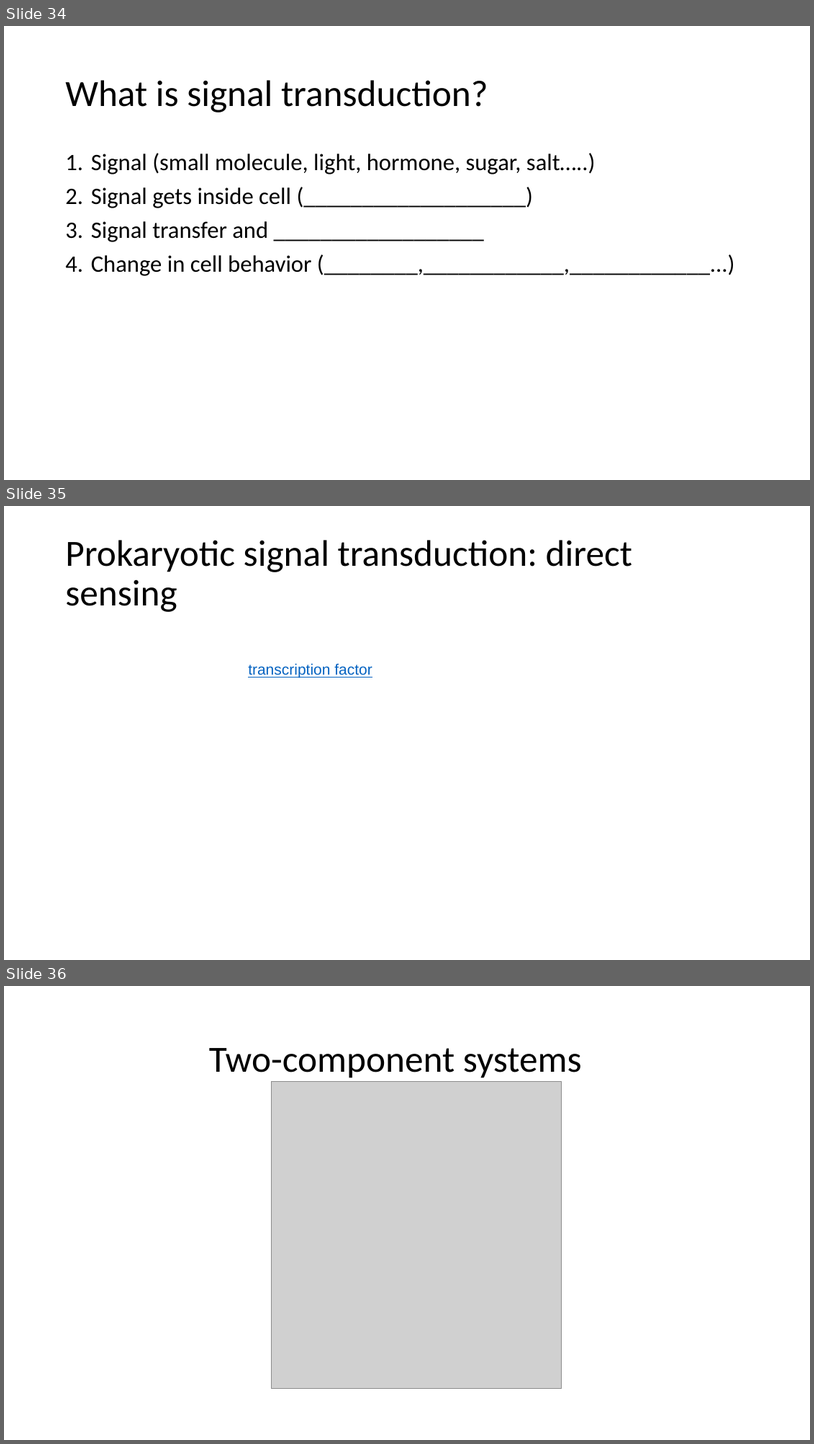
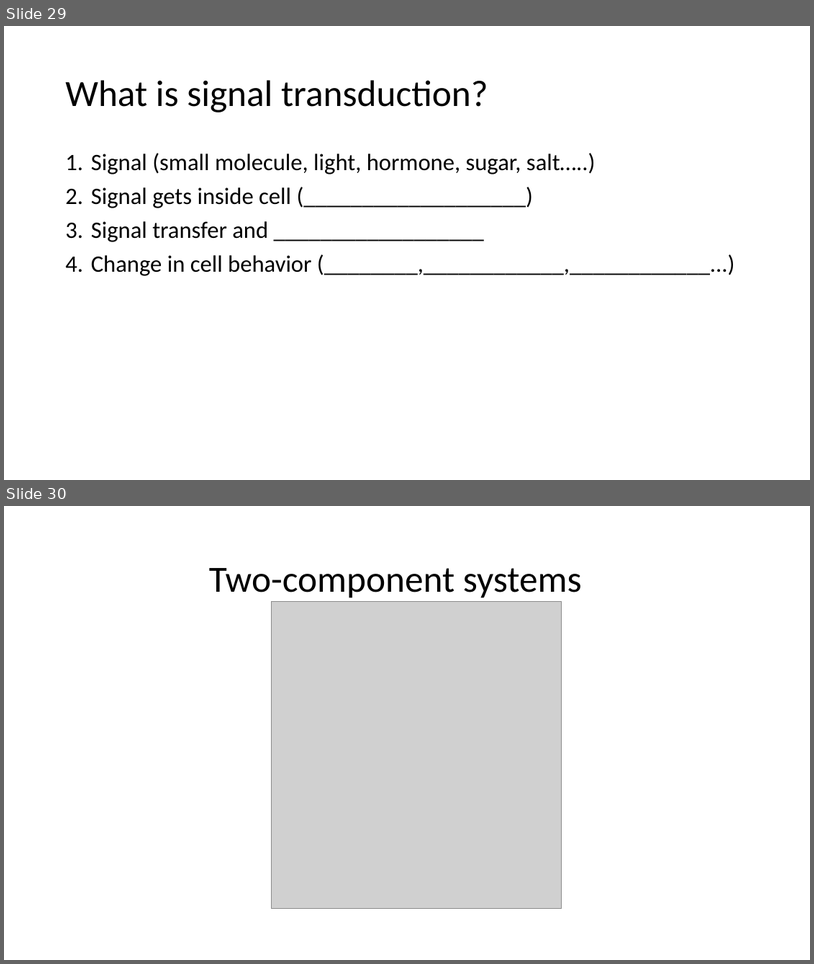
Before and after one commit to Bio311-class/Bio311-Spring2017, a slide deck: Proteins_signals_Bio311_S17_github.pptx. Shown one above the other, each under a label of ours: slides 34, 35 and 36 before the commit, slides 29 and 30 after it. The pictures are 814x1444 and 814x964 pixels, drawn with LibreOffice and Linux fonts; fonts in the diff are those of the drawing; grey boxes stand for pictures. Boxes give left, top, right and bottom in pixels: in the first picture for what was removed or moved away, otherwise in the second. Text is boxed around its words. In the diff, an @@ line names an element or a change of style, - is before the commit and + after.

Commit message:
final edits to lecture 2 slides

```diff
--- a/Proteins_signals_Bio311_S17_github.pptx
+++ b/Proteins_signals_Bio311_S17_github.pptx
@@ slide 35 removed at [4, 506, 810, 960], background #FFFFFF @@
@@ title removed at [65, 540, 633, 612] @@
-Prokaryotic signal transduction: direct sensing
@@ text removed at [248, 663, 372, 678] @@
-transcription factor
@@ what was slide 34 is now slide 29 @@
@@ what was slide 36 is now slide 30 @@
```
Also in this commit, not shown: 1 slide added, 6 other slides removed.
